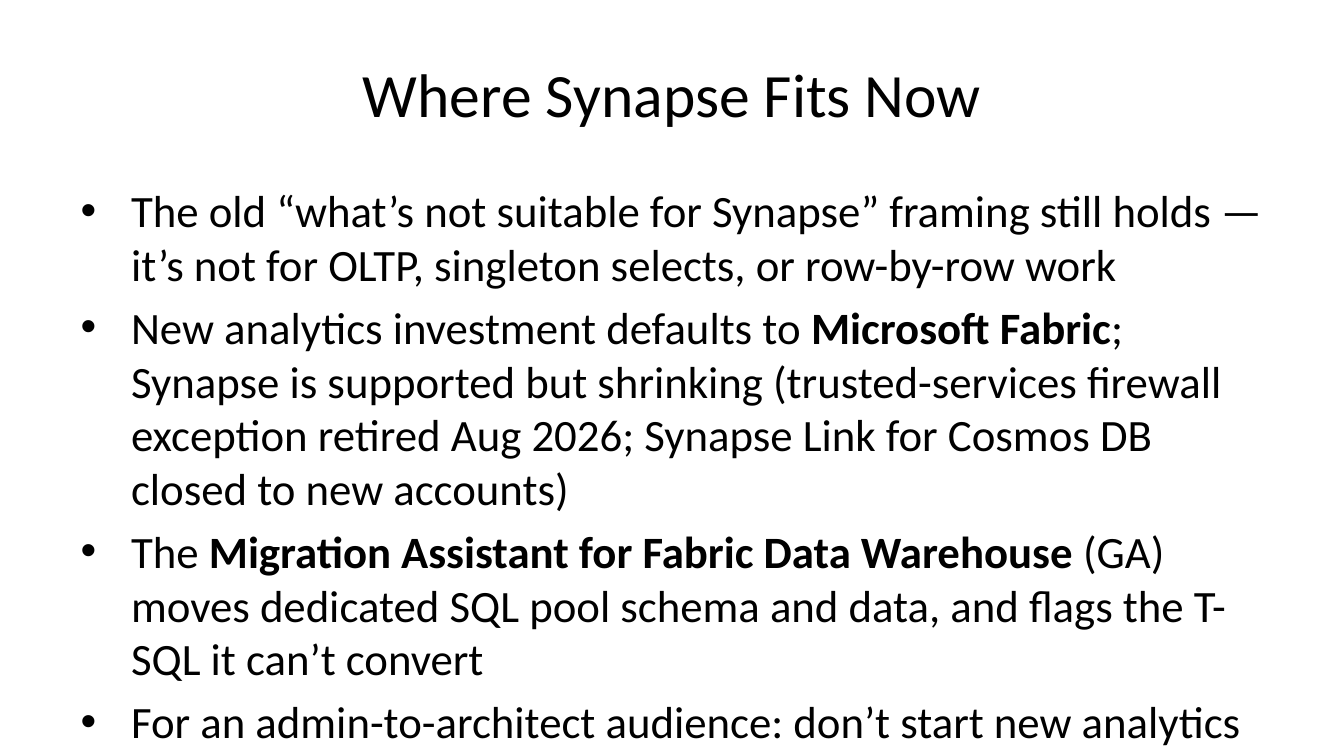
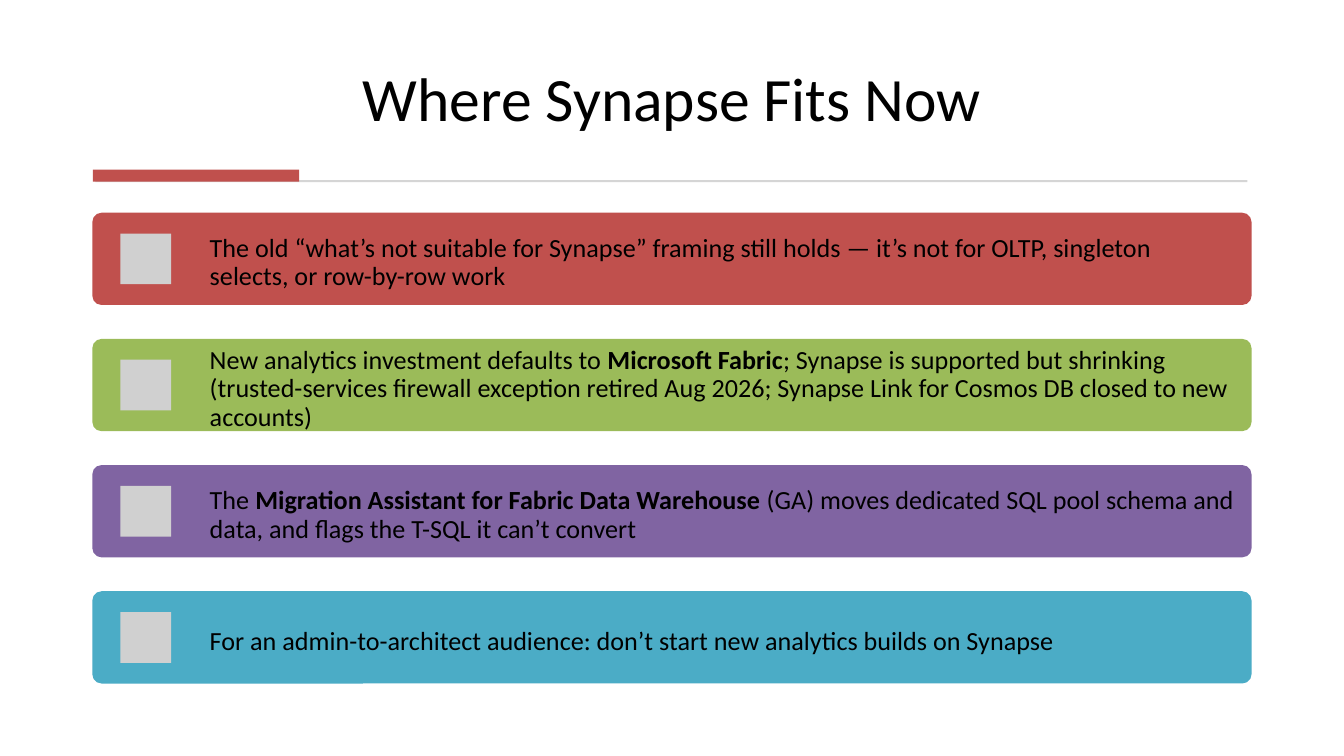
Before and after one commit to DC-AC/Azure-Precon, a slide deck: slide 37 of azure-precon-slides.pptx (slide 35 before the commit). Drawn at 1344x756 pixels with LibreOffice and Linux fonts; fonts in the diff are those of the drawing; grey boxes stand for pictures. Boxes give left, top, right and bottom in pixels: in the first picture for what was removed or moved away, otherwise in the second. Text is boxed around its words. In the diff, an @@ line names an element or a change of style, - is before the commit and + after.

```diff
--- a/azure-precon-slides.pptx
+++ b/azure-precon-slides.pptx
@@ title "Where Synapse Fits Now" at box(363, 78, 981, 131): vertical alignment middle to bottom @@
@@ rectangle added at box(93, 169, 300, 181), fill #C0504D @@
@@ rectangle added at box(95, 180, 1247, 181), fill #D5D5D5 @@
@@ text removed at box(131, 195, 1241, 746) @@
-• The old “what’s not suitable for Synapse” framing still holds — it’s not for OLTP, singleton selects, or row-by-row work
-• New analytics investment defaults to Microsoft Fabric; Synapse is supported but shrinking (trusted-services firewall exception retired Aug 2026; Synapse Link for Cosmos DB closed to new accounts)
-• The Migration Assistant for Fabric Data Warehouse (GA) moves dedicated SQL pool schema and data, and flags the T-SQL it can’t convert
-• For an admin-to-architect audience: don’t start new analytics builds on Synapse
@@ group added at box(93, 212, 1251, 684): 4 rounded rectangles, 4 pictures, 4 texts @@
+The old “what’s not suitable for Synapse” framing still holds — it’s not for OLTP, singleton selects, or row-by-row work
+New analytics investment defaults to Microsoft Fabric; Synapse is supported but shrinking (trusted-services firewall exception retired Aug 2026; Synapse Link for Cosmos DB closed to new accounts)
+The Migration Assistant for Fabric Data Warehouse (GA) moves dedicated SQL pool schema and data, and flags the T-SQL it can’t convert
+For an admin-to-architect audience: don’t start new analytics builds on Synapse
```
Also in this commit, not shown: 101 other slides changed, 8 slides added, 1 slide removed, 2 other files.
